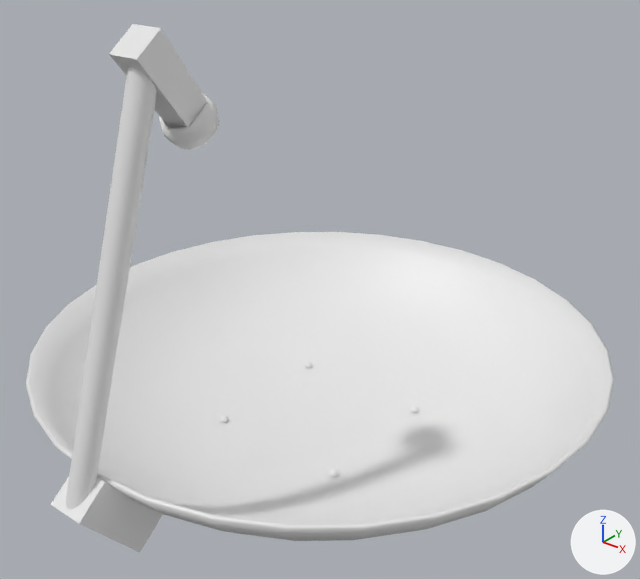
An edit to the Blender file Blenderprojekt/1. Models/schuessel.blend, drawn before and after from the same camera.
The view is the same before and after, from a camera (50 mm lens) standing at (2.64, -3.3, 2.92) and looking at (0.11, -0.14, 0.96). The lights are fixed; the arrows at lower right show +X, +Y and +Z.
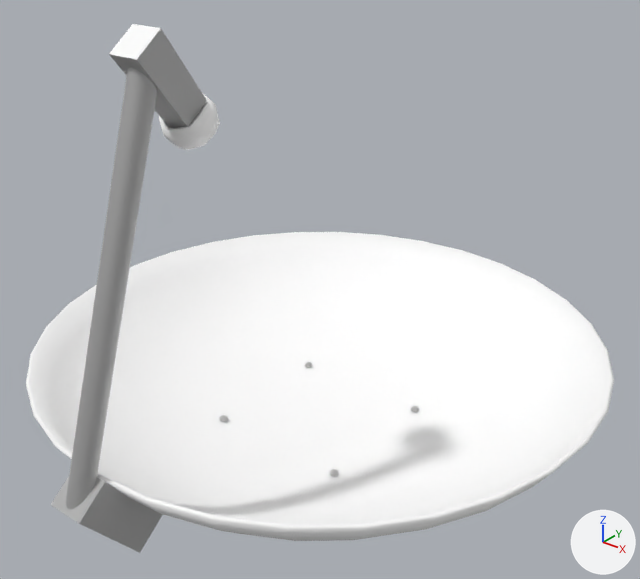
Location of each change, [x1, y1, x2, y2] in pixels of the pictures (640 x 579 px):
part 1 of me_sphere, recoloured: [26, 232, 614, 541] in both
part 2 of me_sphere, recoloured: [109, 24, 220, 150] in both
part 3 of me_sphere, recoloured (white to grey): [219, 362, 419, 477] in both
part 4 of me_sphere, recoloured: [66, 67, 157, 509] in both
part 5 of me_sphere, recoloured: [51, 477, 163, 553] in both
part 6 of me_sphere, recoloured: [109, 29, 206, 128] in both

The change, as a diff of the scene's bpy script:
```diff
--- a/Blenderprojekt/1. Models/schuessel.blend.py
+++ b/Blenderprojekt/1. Models/schuessel.blend.py
@@ mat_material_003 @@
+mat_material_003 = bpy.data.materials.new('Material.003')
+mat_material_003.use_nodes = True; mat_material_003.node_tree.nodes.clear()
+_N = mat_material_003.node_tree.nodes; _L = mat_material_003.node_tree.links
+n0 = _N.new('ShaderNodeOutputMaterial'); n0.name = 'Material Output'
+n1 = _N.new('ShaderNodeBsdfAnisotropic'); n1.name = 'Glossy BSDF'
+n1.distribution = 'GGX'
+n1.inputs[0].default_value = (0.723, 0.723, 0.723, 1.0)  # 'Color', light grey #dddddd
+n1.inputs[1].default_value = 0.789  # 'Roughness'
+_L.new(n1.outputs[0], n0.inputs[0])  # 'BSDF' to 'Surface'
@@ mat_material_002 @@
+mat_material_002 = diffuse_material('Material.002')
+mat_material_002.base_color = (1.0, 1.0, 1.0)  # white #ffffff
@@ me_sphere @@
 me_sphere.from_pydata(...)  # 477 vertices, 521 faces; spans x -1.53..1.53, y -1.69..1.53, z 0.01..2.34
 # used by ob_sphere; location = (0.0, 0.0, 0.0)
+# me_sphere part 1: 257 of the faces centred in x -1.47..1.47, y -1.47..1.47, z 0.02..0.51 switch from no material to mat_material_002 (white #ffffff)
+# me_sphere part 2: 62 of the faces centred in x -0.11..0.09, y -1.09..-0.75, z 1.87..2.3 switch from no material to mat_material_002 (white #ffffff)
+# me_sphere part 3: 160 of the faces centred in x -0.42..0.41, y -0.39..0.4, z 0.09..0.11 switch from no material to mat_material_003
+# me_sphere part 4: 32 of the faces centred in x -0.04..0.04, y -1.38..-1.31, z 1.33..1.36 switch from no material to mat_material_003
+# me_sphere part 5: 6 of the faces centred in x -0.09..0.1, y -1.62..-1.34, z 0.19..0.54 switch from no material to mat_material_003
+# me_sphere part 6: 4 of the faces centred in x -0.07..0.06, y -1.02..-0.92, z 2.1..2.17 switch from no material to mat_material_003
```
